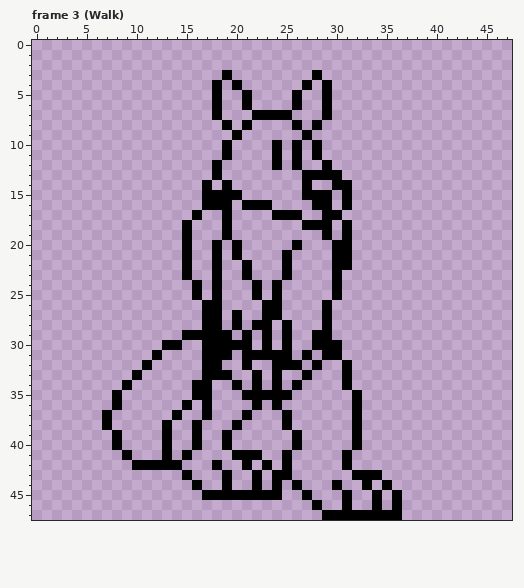
Two versions of one pixel-art file, TerraGuardian Sprites/Rococo New.ase. Above is the file before it was changed.
48x48 pixels, 29 frames. Shown: frame 3 (Walk). The commit also changed other frames, which this record leaves out.
The same view after the edit:
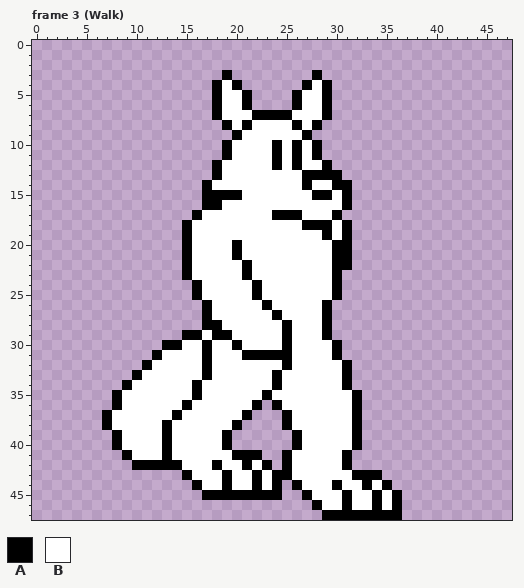
Palette (. is transparent): A #000000  B #ffffff
Commit message: Rococo and Blue backward sprites.
The edit:
layer "Coloring White" now shown
--- frame 3 (Walk), layer "Coloring White"
@@ x 6..37 @@
  3 .............A........A.........
- 4 ............A.A......A.A........
- 5 ............A..A....A..A........
- 6 ............A..A....A..A........
- 7 ............A...AAAA...A........
- 8 .............A.A....A.A.........
- 9 ..............A......A..........
-10 .............A....A.A.A.........
-11 .............A....A.A.A.........
-12 ............A.....A.A..A........
-13 ............A........AAAA.......
-14 ...........A.A.......A..AA......
-15 ...........AAAA......AAA.A......
-16 ...........AAA.AAA....AA.A......
-17 ..........A..A....AAA..AA.......
-18 .........A...A.......AAA.A......
-19 .........A...A.........A.A......
-20 .........A..A.A.....A...AA......
-21 .........A..A.A....A....AA......
-22 .........A..A..A...A....AA......
-23 .........A..A..A...A....A.......
-24 ..........A.A...A.A.....A.......
-25 ..........A.A...A.A.....A.......
-26 ...........AA....AA....A........
-27 ...........AA.A..AA....A........
-28 ...........AA.A.AA.A...A........
-29 .........AAAAA.A.A.A..AA........
-30 .......AA..AAAAA.A.A..AAA.......
-31 ......A....AAA.AAAAA.A.AA.......
-32 .....A.....AA..A..AAA.A..A......
-33 ....A......AAA..A.A..A...A......
-34 ...A......AA..A.A.A.A....A......
-35 ..A.......AA...AAAAA......A.....
-36 ..A......A.A....A.A.......A.....
-37 .A......A..A...A...A......A.....
-38 .A.....A..A...A....A......A.....
-39 ..A....A..A..A......A.....A.....
-40 ..A....A..A..A......A.....A.....
-41 ...A...A.A....AAA..A.....A......
-42 ....AAAAA...A..A.A.A.....A......
-43 .........A...A..A.AA......AAA...
-44 ..........A..A..A.A.A...A..A.A..
-45 ...........AAAAAAAA..A...A..A.A.
-46 ......................A..A..A.A.
+ 4 ............ABA......ABA........
+ 5 ............ABBA....ABBA........
+ 6 ............ABBA....ABBA........
+ 7 ............ABBBAAAABBBA........
+ 8 .............ABABBBBABA.........
+ 9 ..............ABBBBBBA..........
+10 .............ABBBBABABA.........
+11 .............ABBBBABABA.........
+12 ............ABBBBBABABBA........
+13 ............ABBBBBBBBAAAA.......
+14 ...........ABBBBBBBBBABBAA......
+15 ...........AAAABBBBBBBAABA......
+16 ...........AABBBBBBBBBBBBA......
+17 ..........ABBBBBBBAAABBBA.......
+18 .........ABBBBBBBBBBBAAABA......
+19 .........ABBBBBBBBBBBBBABA......
+20 .........ABBBBABBBBBBBBBAA......
+21 .........ABBBBABBBBBBBBBAA......
+22 .........ABBBBBABBBBBBBBAA......
+23 .........ABBBBBABBBBBBBBA.......
+24 ..........ABBBBBABBBBBBBA.......
+25 ..........ABBBBBABBBBBBBA.......
+26 ...........ABBBBBABBBBBA........
+27 ...........ABBBBBBABBBBA........
+28 ...........AABBBBBBABBBA........
+29 .........AABAABBBBBABBBA........
+30 .......AABBABBABBBBABBBBA.......
+31 ......ABBBBABBBAAAAABBBBA.......
+32 .....ABBBBBABBBBBBBABBBBBA......
+33 ....ABBBBBBABBBBBBABBBBBBA......
+34 ...ABBBBBBABBBBBBBABBBBBBA......
+35 ..ABBBBBBBABBBBBBABBBBBBBBA.....
+36 ..ABBBBBBABBBBBBA.ABBBBBBBA.....
+37 .ABBBBBBABBBBBBA...ABBBBBBA.....
+38 .ABBBBBABBBBBBA....ABBBBBBA.....
+39 ..ABBBBABBBBBA......ABBBBBA.....
+40 ..ABBBBABBBBBA......ABBBBBA.....
+41 ...ABBBABBBBBBAAA..ABBBBBA......
+42 ....AAAAABBBABBABA.ABBBBBA......
+43 .........ABBBABBABAABBBBBBAAA...
+44 ..........ABBABBABA.ABBBABBABA..
+45 ...........AAAAAAAA..ABBBABBABA.
+46 ......................ABBABBABA.
 47 .......................AAAAAAAA.
